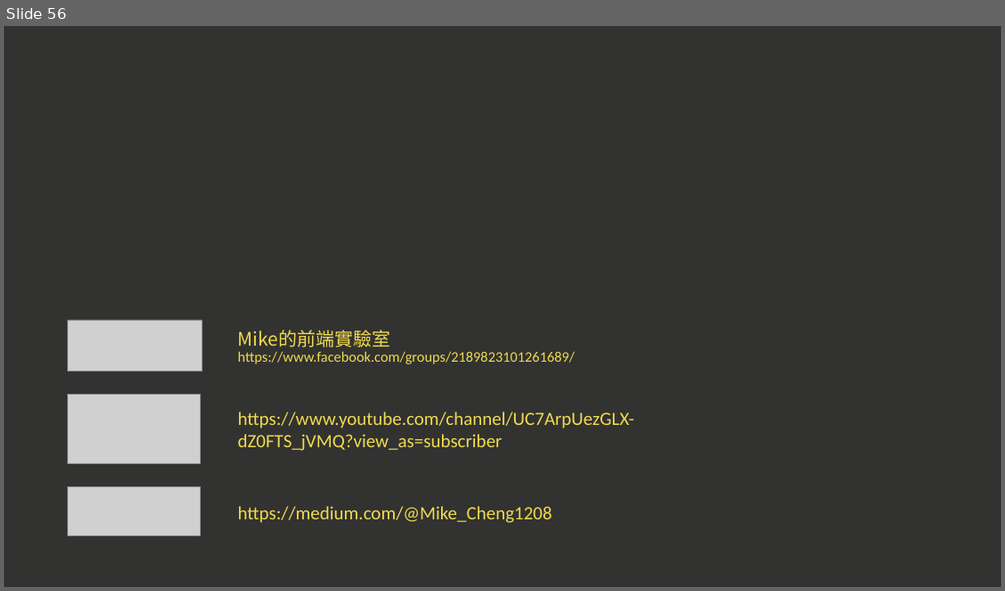
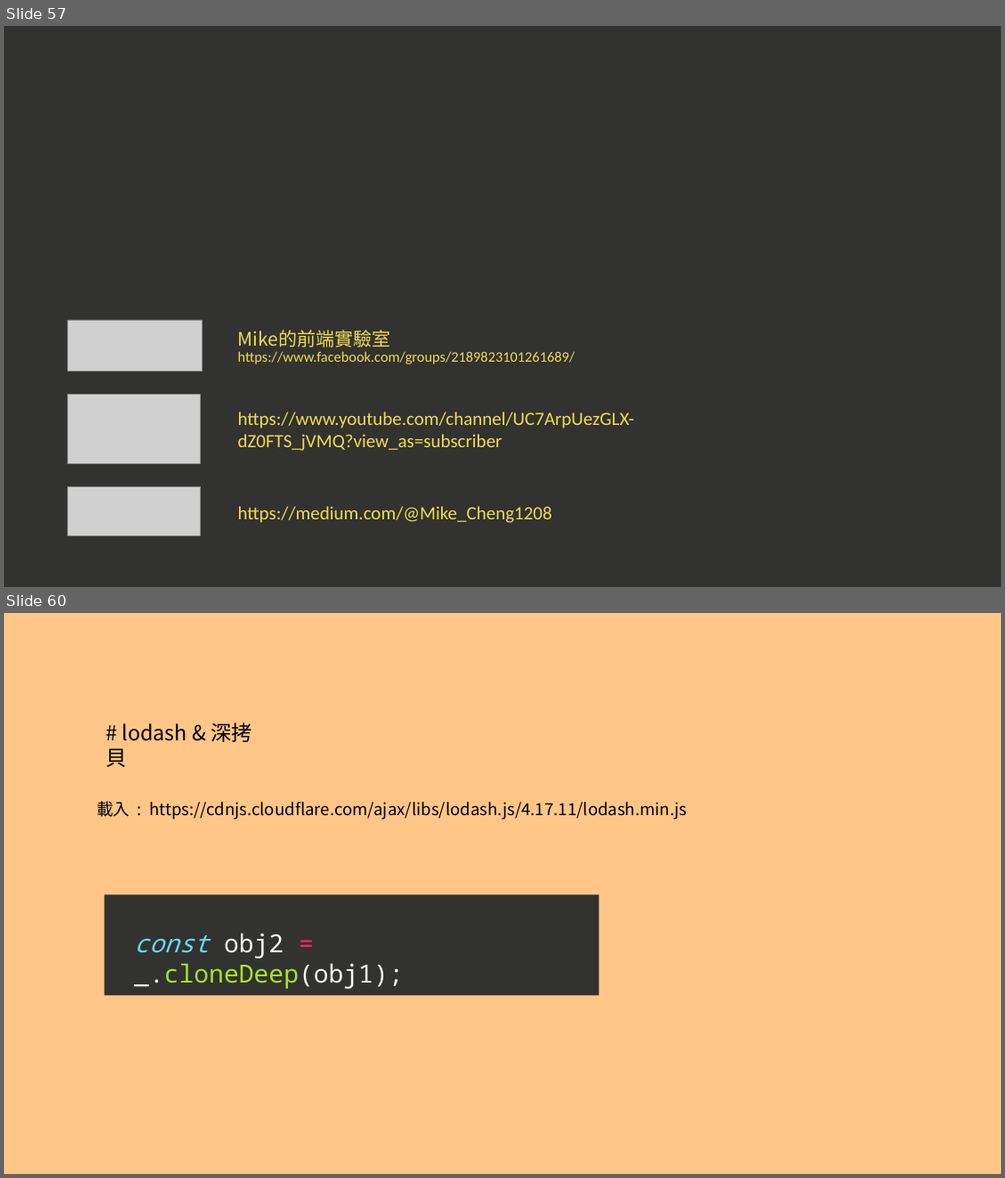
Before and after one commit to a23246542/JS_course_Intermediate_example, a slide deck: 現代 JavaScript 職人之路｜ 中階篇.pptx. Shown one above the other, each under a label of ours: slide 56 before the commit, slides 57 and 60 after it; the slides between them are not shown. The pictures are 1005x591 and 1005x1178 pixels, drawn with LibreOffice and Linux fonts; fonts in the diff are those of the drawing; grey boxes stand for pictures. Boxes give left, top, right and bottom in pixels: in the first picture for what was removed or moved away, otherwise in the second. Text is boxed around its words. In the diff, an @@ line names an element or a change of style, - is before the commit and + after.

```diff
--- a/現代 JavaScript 職人之路｜ 中階篇.pptx
+++ b/現代 JavaScript 職人之路｜ 中階篇.pptx
@@ slide 60 added at <box>4,613,1001,1174</box>, background #FFC687 @@
@@ text added at <box>105,722,253,767</box>, 20 pt, text #000000 @@
+# lodash & 深拷貝
@@ text added at <box>97,801,687,819</box>, 16 pt, text #000000 @@
+載入 : https://cdnjs.cloudflare.com/ajax/libs/lodash.js/4.17.11/lodash.min.js
@@ rectangle added at <box>105,895,599,995</box>, fill #323230 @@
@@ text added at <box>134,933,403,989</box>, 24 pt, text #F8F8F2 @@
+const obj2 = _.cloneDeep(obj1);
@@ what was slide 56 is now slide 57 @@
```
Also in this commit, not shown: 4 other slides added.
